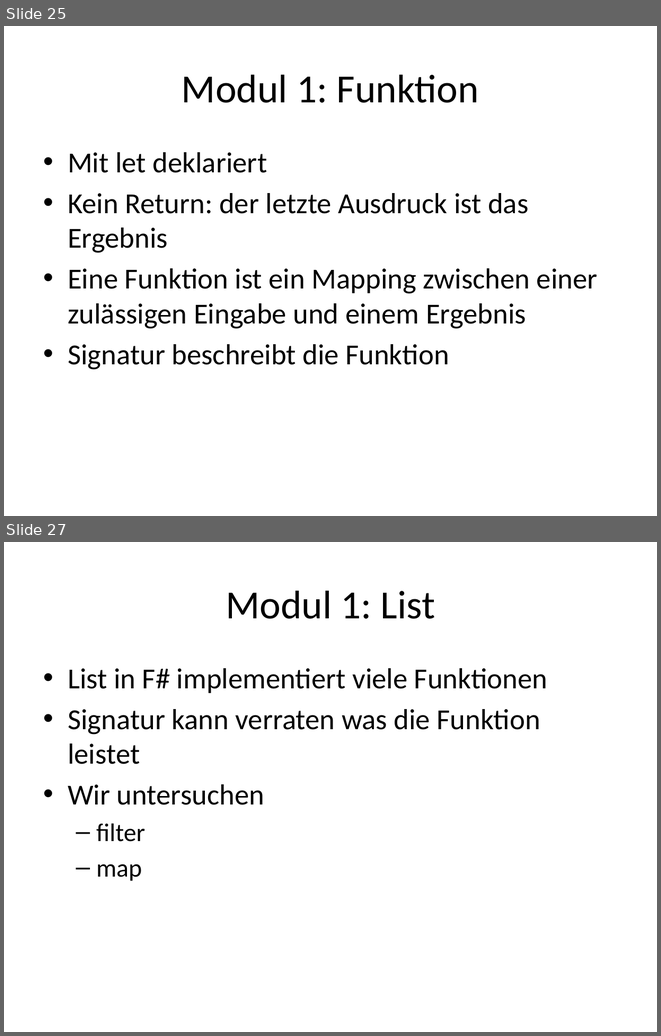
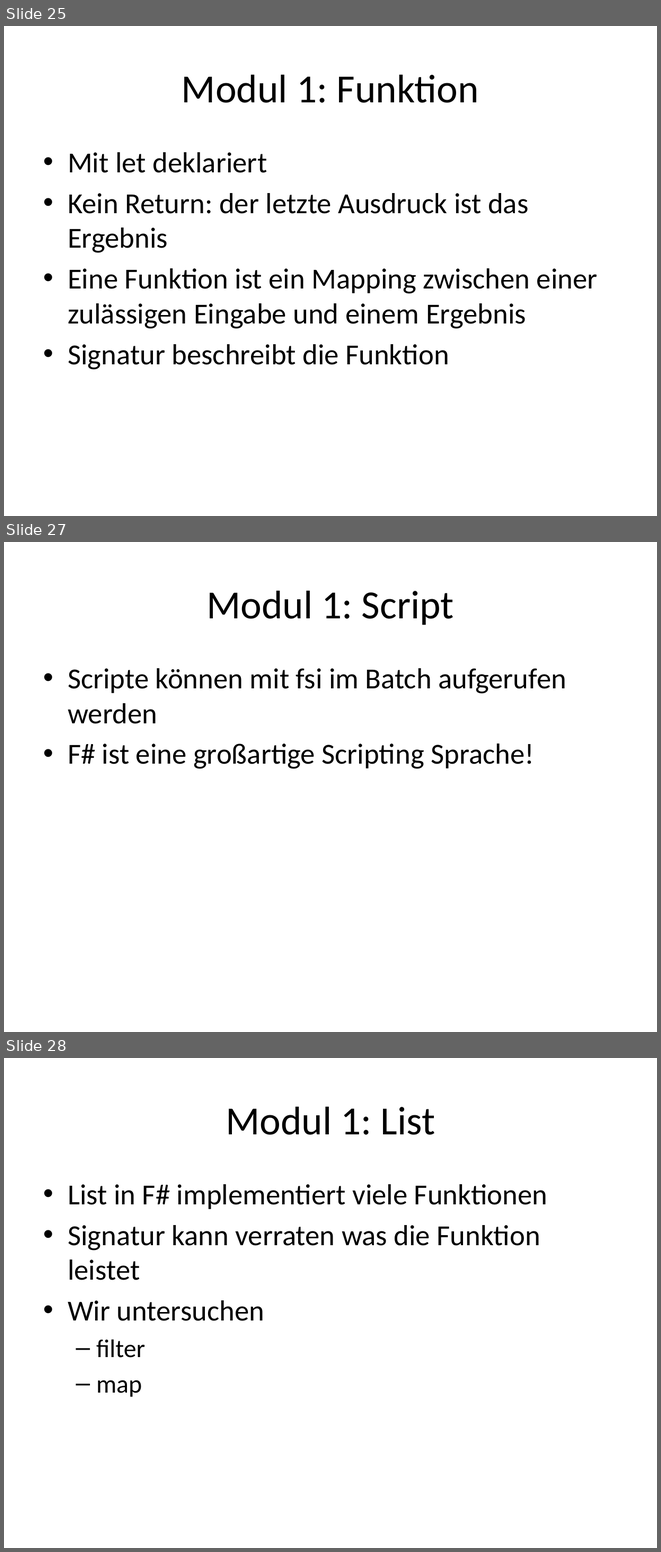
Before and after one commit to nasserbrake/Spartakiade2017, a slide deck: FSharp.pptx. Shown one above the other, each under a label of ours: slides 25 and 27 before the commit, slides 25, 27 and 28 after it; the slides between them are not shown. The pictures are 661x1036 and 661x1552 pixels, drawn with LibreOffice and Linux fonts; fonts in the diff are those of the drawing. Boxes give left, top, right and bottom in pixels: in the first picture for what was removed or moved away, otherwise in the second. Text is boxed around its words. In the diff, an @@ line names an element or a change of style, - is before the commit and + after.

Commit message:
FSI Aufruf für Script Dateien.

```diff
--- a/FSharp.pptx
+++ b/FSharp.pptx
@@ slide 27 added at box(4, 542, 657, 1032), background #FFFFFF @@
@@ title added at box(206, 590, 454, 625), 44 pt, text #000000 @@
+Modul 1: Script
@@ text added at box(68, 668, 566, 769), 32 pt, text #000000 @@
+• Scripte können mit fsi im Batch aufgerufen werden
+• F# ist eine großartige Scripting Sprache!
@@ what was slide 27 is now slide 28 @@
```
Also in this commit, not shown: 1 slide changed, 4 other files.
